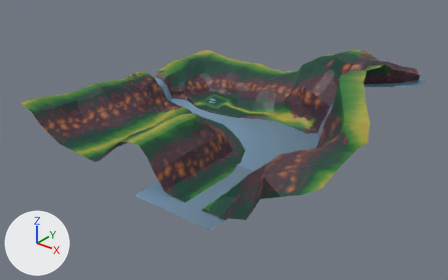
The FBX model OperationCoffeeShop/Assets/Art and Design/Models/brandons/landscape_final.fbx, before and after one commit.
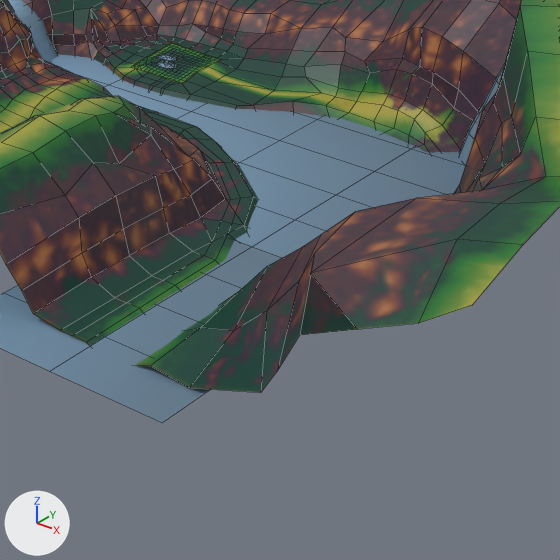
There are two pictures of each version: one whole from a camera (50 mm lens) standing at (1562.0, -1823.0, 1014.0) and looking at (276.0, -215.0, 17.0), one close up on the part from 34% to 79% of the width and 28% to 100% of the height. Arrows for +X, +Y and +Z are at lower left; the lights stay in place. The close-ups show mesh edges as thin lines. Where no turn or scale is listed for an object, it has been applied to the vertices.

Names of what the first close-up shows: 'lake', 'landscape', 'small_waterfall'.
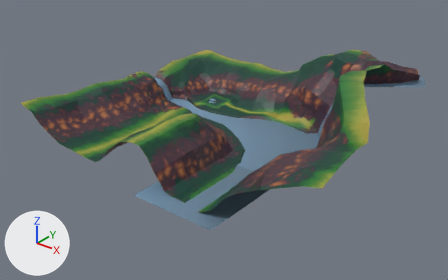
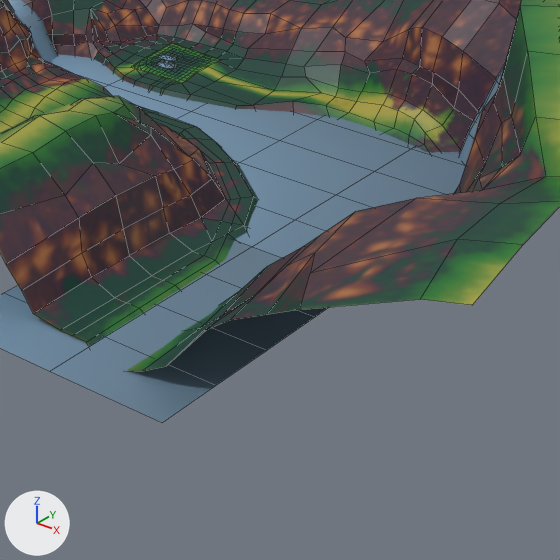
Commit message: Landscape Model Adjustment

Changed parts and their boxes (x1, y1, x2, y2) in the close-ups (560 x 560 px; the box of a moved part takes in the faces that stretch with it):
'landscape', reshaped: before (0, 0, 560, 393); after (0, 0, 560, 371)
part 1 of me_mesh_004, moved or reshaped: before (87, 213, 522, 393); after (87, 213, 522, 371)

What changed in the scene script:
```text
Change me_mesh_004:
    where me_mesh_004.from_pydata(...)  # 1045 vertices, 1067 faces; spans x -524.0..780.0, y -580.0..378.0, z -143.0..273.0
    used by ob_landscape; location = (124.0, -23.0, 77.0)
    before: 533 (517.0, -480.0, 29.0) at pixel (298, 281), 535 (499.0, -512.0, 1.0) at pixel (266, 310), 537 (443.0, -496.0, -52.0) at pixel (233, 330)
    me_mesh_004 part 1
    add for i in [533, 535, 537]: me_mesh_004.vertices[i].co += Vector((-17.0, 0.0, 12.0))
    me_mesh_004.vertices[126].co: (357.0, -580.0, -90.0) -> (357.0, -594.0, -90.0)
    me_mesh_004.vertices[129].co: (325.0, -580.0, -96.0) -> (325.0, -589.0, -96.0)
    me_mesh_004.vertices[482].co: (657.0, -580.0, 69.0) -> (602.0, -599.0, 80.0)  # pixel (357, 329) -> pixel (299, 309)
    me_mesh_004.vertices[511].co: (725.0, -580.0, 101.0) -> (725.0, -580.0, 127.0)  # pixel (418, 323) -> pixel (420, 299)
    me_mesh_004.vertices[513].co: (393.0, -580.0, -76.0) -> (393.0, -594.0, -76.0)  # pixel (150, 365) -> pixel (141, 371)
    me_mesh_004.vertices[514].co: (448.0, -580.0, -82.0) -> (428.0, -594.0, -56.0)  # pixel (189, 387) -> pixel (166, 366)
    me_mesh_004.vertices[542].co: (590.0, -580.0, 37.0) -> (559.0, -594.0, 56.0)  # pixel (299, 335) -> pixel (266, 314)
    me_mesh_004.vertices[543].co: (563.0, -580.0, -16.0) -> (513.0, -594.0, 32.0)  # pixel (277, 371) -> pixel (229, 320)
    me_mesh_004.vertices[545].co: (543.0, -580.0, -50.0) -> (476.0, -594.0, 4.0)  # pixel (260, 392) -> pixel (201, 332)
```
